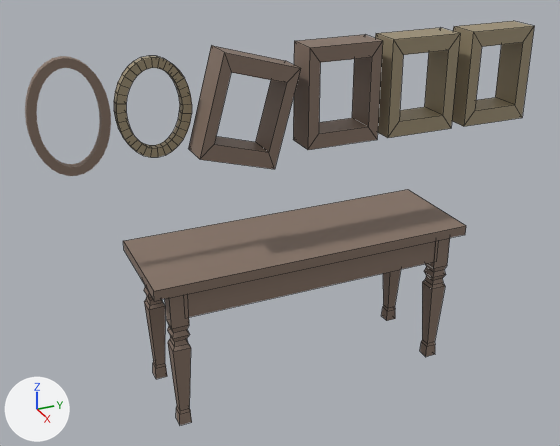
Two versions of the FBX model Assets/Art/3D/Models/Props/stol_i_ramki.fbx, one commit apart.
Camera for both pictures: a 50 mm lens placed at (3.03, -1.46, 2.33), pointed at (-0.02, -0.09, 0.81). Every picture has the same lights, and +X, +Y and +Z are marked at lower left. The picture after the commit comes second. Mesh edges are drawn as thin lines on the coarser meshes. Where no turn or scale is listed for an object, it has been applied to the vertices.
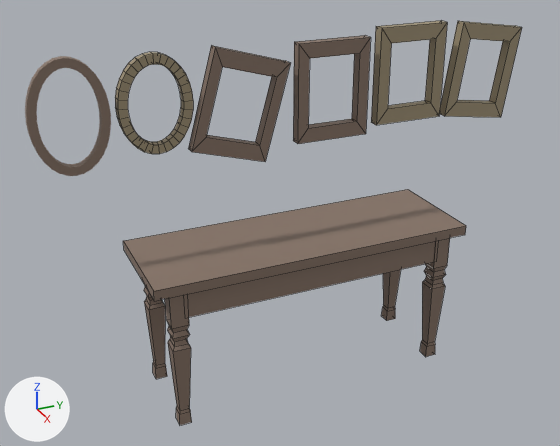
Boxes (x1, y1, x2, y2) around the edits, measured in the pictures (560 x 446 px):
```json
{"object": "Plane.016", "change": "deleted", "before": [188, 45, 301, 169], "on screen": "brown"}
{"object": "Plane.015", "change": "deleted", "before": [293, 35, 383, 150], "on screen": "brown"}
{"object": "Plane.014", "change": "deleted", "before": [375, 28, 460, 138], "on screen": "beige"}
{"object": "Plane.017", "change": "deleted", "before": [452, 21, 534, 126], "on screen": "beige"}
{"object": "Plane.001", "change": "added", "after": [188, 45, 290, 162], "on screen": "brown"}
{"object": "Plane.002", "change": "added", "after": [293, 35, 371, 144], "on screen": "brown"}
{"object": "Plane.003", "change": "added", "after": [371, 21, 447, 125], "on screen": "beige"}
{"object": "Plane", "change": "added", "after": [439, 21, 522, 117], "on screen": "beige"}
{"object": "Circle.001", "change": "moved", "before": [114, 56, 192, 157], "after": [115, 52, 193, 154]}
```

Scene script edits in JSON lines:
```json
{"op": "add", "block": "me_plane_004", "code": ["me_plane_004 = bpy.data.meshes.new('Plane.004')", "me_plane_004.from_pydata(...)  # 16 vertices, 16 faces; spans x 0.0..0.048, y 0.954..1.36, z 1.05..1.537", "me_plane_004.materials.append(mat_t_brass_002)  # beige #9f9174"]}
{"op": "add", "block": "me_plane_005", "code": ["me_plane_005 = bpy.data.meshes.new('Plane.005')", "me_plane_005.from_pydata(...)  # 16 vertices, 16 faces; spans x 0.0..0.048, y -0.522..-0.067, z 1.154..1.675", "me_plane_005.materials.append(mat_t_wood_dark_001)  # brown #877366"]}
{"op": "add", "block": "me_plane_006", "code": ["me_plane_006 = bpy.data.meshes.new('Plane.006')", "me_plane_006.from_pydata(...)  # 16 vertices, 16 faces; spans x 0.0..0.048, y -0.028..0.32, z 1.218..1.662", "me_plane_006.materials.append(mat_t_wood_dark_001)  # brown #877366"]}
{"op": "add", "block": "me_plane_007", "code": ["me_plane_007 = bpy.data.meshes.new('Plane.007')", "me_plane_007.from_pydata(...)  # 16 vertices, 16 faces; spans x 0.0..0.048, y 0.374..0.722, z 1.218..1.662", "me_plane_007.materials.append(mat_t_brass_002)  # beige #9f9174"]}
{"op": "set", "path": "ob_circle_001.location", "old": "(0.0, 0.0, 0.0)", "new": "(0.0, 0.007, 0.014)"}
{"op": "remove", "block": "ob_plane_015", "code": ["ob_plane_015 = bpy.data.objects.new('Plane.015', me_plane_019)", "ob_plane_015.location = (0.0, 0.0, 0.0)"]}
{"op": "remove", "block": "ob_plane_016", "code": ["ob_plane_016 = bpy.data.objects.new('Plane.016', me_plane_020)", "ob_plane_016.location = (0.0, 0.0, 0.0)"]}
{"op": "remove", "block": "ob_plane_017", "code": ["ob_plane_017 = bpy.data.objects.new('Plane.017', me_plane_021)", "ob_plane_017.location = (0.0, 0.0, 0.0)"]}
{"op": "remove", "block": "ob_plane_014", "code": ["ob_plane_014 = bpy.data.objects.new('Plane.014', me_plane_018)", "ob_plane_014.location = (0.0, 0.0, 0.0)"]}
{"op": "add", "block": "ob_plane", "code": ["ob_plane = bpy.data.objects.new('Plane', me_plane_004)", "ob_plane.location = (0.0, -0.201, 0.148)"]}
{"op": "add", "block": "ob_plane_001", "code": ["ob_plane_001 = bpy.data.objects.new('Plane.001', me_plane_005)", "ob_plane_001.location = (0.0, 0.0, 0.0)"]}
{"op": "add", "block": "ob_plane_002", "code": ["ob_plane_002 = bpy.data.objects.new('Plane.002', me_plane_006)", "ob_plane_002.location = (0.0, 0.0, -0.004)"]}
{"op": "add", "block": "ob_plane_003", "code": ["ob_plane_003 = bpy.data.objects.new('Plane.003', me_plane_007)", "ob_plane_003.location = (0.0, 0.0, 0.032)"]}
```
